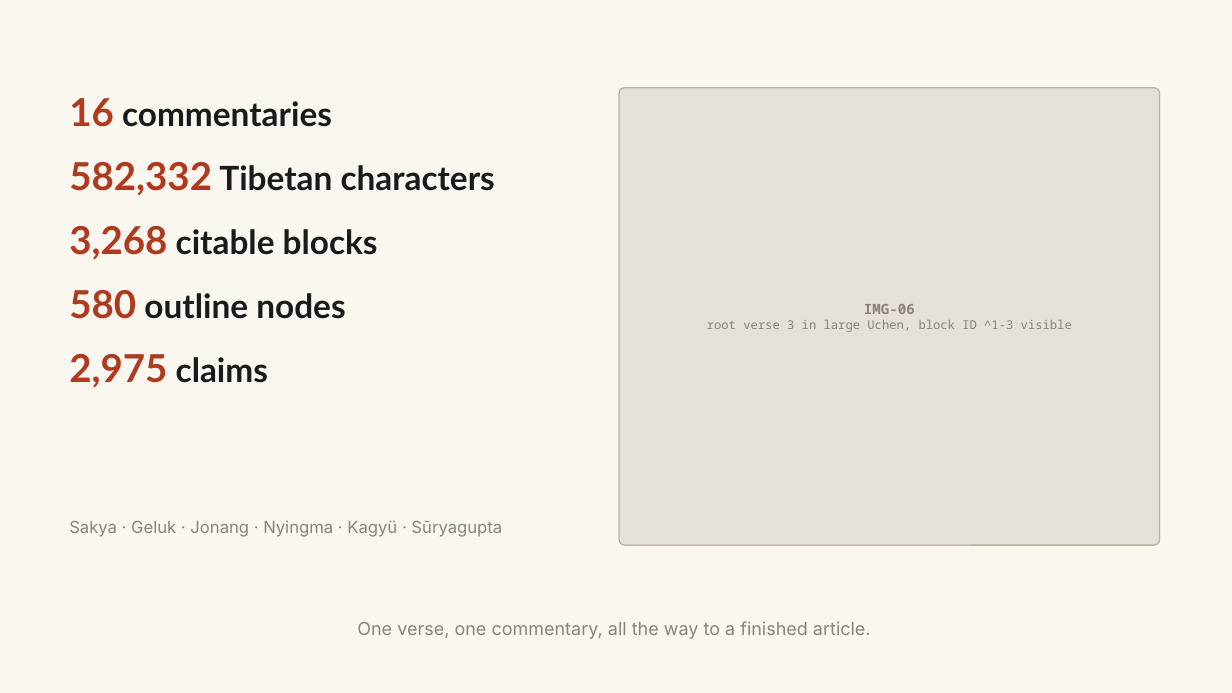
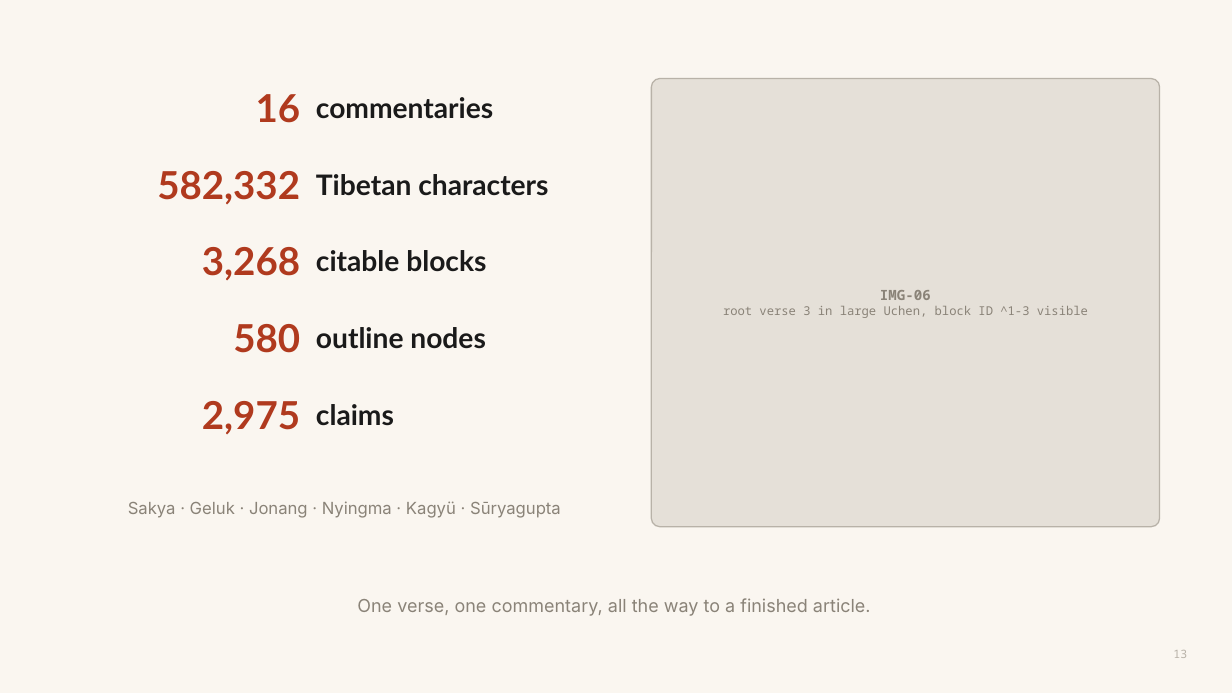
Before and after one commit to WeBuddhist/21-taras-rails, a slide deck: slide 14 of 0-INBOX/presentation-humanities-2026/verification-deck.pptx. Drawn at 1232x693 pixels with LibreOffice and Linux fonts; fonts in the diff are those of the drawing. Boxes give left, top, right and bottom in pixels: in the first picture for what was removed or moved away, otherwise in the second. Text is boxed around its words. In the diff, an @@ line names an element or a change of style, - is before the commit and + after.

```diff
--- a/0-INBOX/presentation-humanities-2026/verification-deck.pptx
+++ b/0-INBOX/presentation-humanities-2026/verification-deck.pptx
@@ text "16" at [256, 94, 301, 123]: vertical alignment top to middle @@
@@ text "IMG-06": place and size @@
-text "IMG-06" at [707, 304, 1072, 332]
+text "IMG-06" at [723, 290, 1088, 318]
@@ rounded rectangle: place and size @@
-rounded rectangle at [619, 88, 1160, 545]
+rounded rectangle at [652, 79, 1160, 527]
@@ rounded rectangle at [652, 79, 1160, 527]: proportions changed @@
@@ text at [256, 94, 301, 123]: text changed; size 26 to 30 pt; text colour #1A1A1A to #B03A1E @@
-16 commentaries
-582,332 Tibetan characters
-3,268 citable blocks
-580 outline nodes
-2,975 claims
+16
@@ text added at [316, 97, 493, 119], 22 pt, text #1A1A1A, bold @@
+commentaries
@@ text added at [157, 171, 300, 204], 30 pt, text #B03A1E, bold @@
+582,332
@@ text added at [316, 174, 548, 196], 22 pt, text #1A1A1A, bold @@
+Tibetan characters
@@ text added at [202, 247, 300, 280], 30 pt, text #B03A1E, bold @@
+3,268
@@ text added at [316, 250, 486, 272], 22 pt, text #1A1A1A, bold @@
+citable blocks
@@ text added at [233, 324, 300, 353], 30 pt, text #B03A1E, bold @@
+580
@@ text added at [316, 327, 485, 349], 22 pt, text #1A1A1A, bold @@
+outline nodes
@@ text added at [202, 401, 300, 434], 30 pt, text #B03A1E, bold @@
+2,975
@@ text added at [316, 404, 394, 426], 22 pt, text #1A1A1A, bold @@
+claims
@@ text "Sakya · Geluk · Jonang ...": place and size @@
-text "Sakya · Geluk · Jonang ..." at [69, 520, 502, 537]
+text "Sakya · Geluk · Jonang ..." at [128, 501, 561, 518]
@@ text "Sakya · Geluk · Jonang ..." at [128, 501, 561, 518]: alignment left to centre @@
@@ text "One verse, one commentary, all ...": place and size @@
-text "One verse, one commentary, all ..." at [357, 621, 871, 639]
+text "One verse, one commentary, all ..." at [357, 598, 871, 616]
@@ text added at [1173, 650, 1187, 658], 9 pt, text #B8B2A8 @@
+13
```
Also in this commit, not shown: 31 other slides changed.
